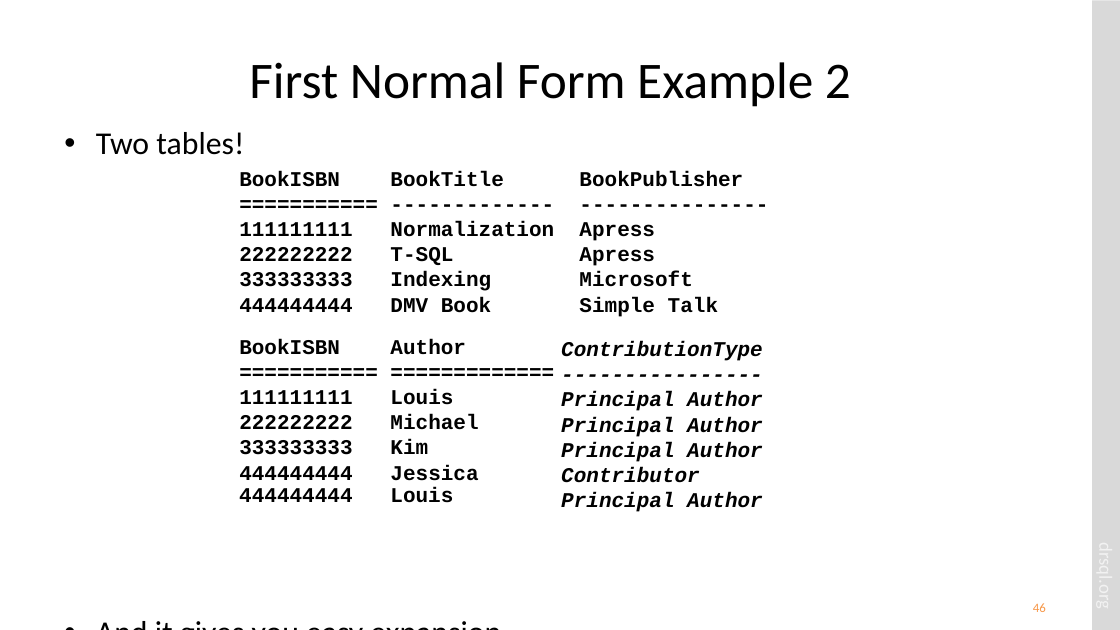
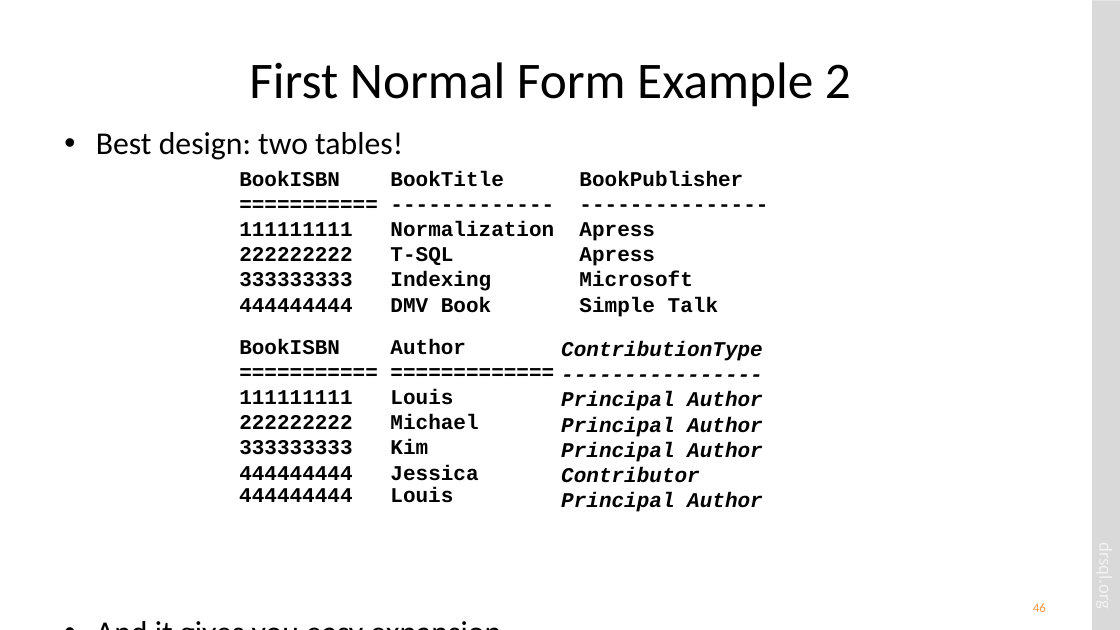
Before and after one commit to drsqlgithub/Presentation-Downloads, a slide deck: slide 46 of Relational Database Design/Relational Database Design.pptx. Drawn at 1120x630 pixels with LibreOffice and Linux fonts; fonts in the diff are those of the drawing. Boxes give left, top, right and bottom in pixels: in the first picture for what was removed or moved away, otherwise in the second. Text is boxed around its words. In the diff, an @@ line names an element or a change of style, - is before the commit and + after.

Commit message:
Add files via upload
New version of Relational Database Design

```diff
--- a/Relational Database Design/Relational Database Design.pptx
+++ b/Relational Database Design/Relational Database Design.pptx
@@ text at (x1=96, y1=132, x2=403, y2=160): text changed @@
-• Two tables!
+• Best design: two tables!
```
Also in this commit, not shown: 10 other slides changed, 1 slide added, 1 slide removed.
